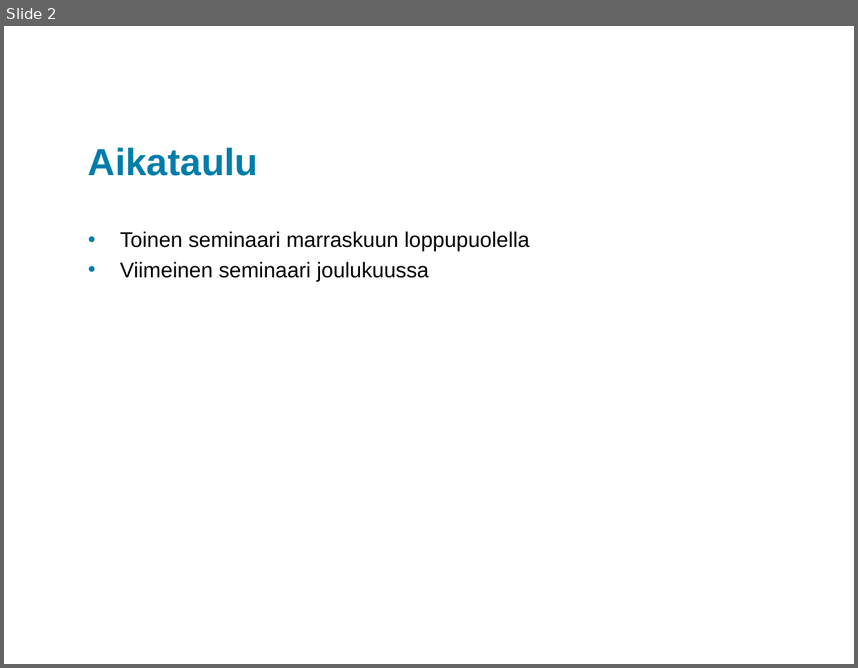
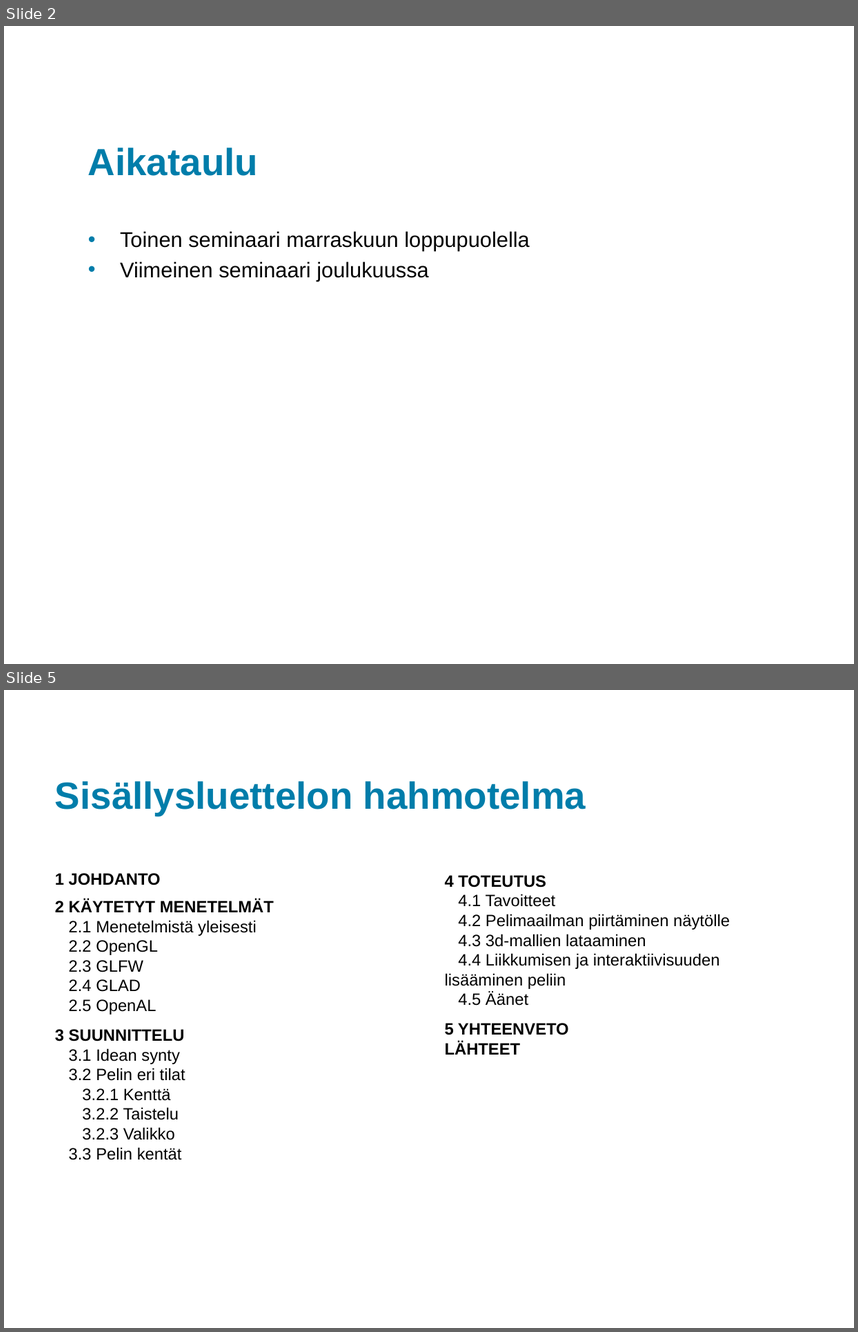
Before and after one commit to king784/GLJRPG, a slide deck: Presentation/GLJRPGSeminaariXAMK.pptx. Shown one above the other, each under a label of ours: slide 2 before the commit, slides 2 and 5 after it; the slides between them are not shown. The pictures are 858x668 and 858x1332 pixels, drawn with LibreOffice and Linux fonts; fonts in the diff are those of the drawing; background and template pictures are left out. Boxes give left, top, right and bottom in pixels: in the first picture for what was removed or moved away, otherwise in the second. Text is boxed around its words. In the diff, an @@ line names an element or a change of style, - is before the commit and + after.

```diff
--- a/Presentation/GLJRPGSeminaariXAMK.pptx
+++ b/Presentation/GLJRPGSeminaariXAMK.pptx
@@ slide 5 added at [4,690,854,1328], background #FFFFFF @@
@@ title added at [55,781,586,816], 32 pt, text #007DAA, bold @@
+Sisällysluettelon hahmotelma
@@ text added at [55,873,274,1160], 13.9 pt, text #000000 @@
+1 JOHDANTO
+2 KÄYTETYT MENETELMÄT
+2.1 Menetelmistä yleisesti
+2.2 OpenGL
+2.3 GLFW
+2.4 GLAD
+2.5 OpenAL
+3 SUUNNITTELU
+3.1 Idean synty
+3.2 Pelin eri tilat
+3.2.1 Kenttä
+3.2.2 Taistelu
+3.2.3 Valikko
+3.3 Pelin kentät
@@ text added at [445,875,730,1054], 13.9 pt, text #000000 @@
+4 TOTEUTUS
+4.1 Tavoitteet
+4.2 Pelimaailman piirtäminen näytölle
+4.3 3d-mallien lataaminen
+4.4 Liikkumisen ja interaktiivisuuden lisääminen peliin
+4.5 Äänet
+5 YHTEENVETO
+LÄHTEET
```
Also in this commit, not shown: 1 slide changed, 2 other slides added, 8 slides removed.
